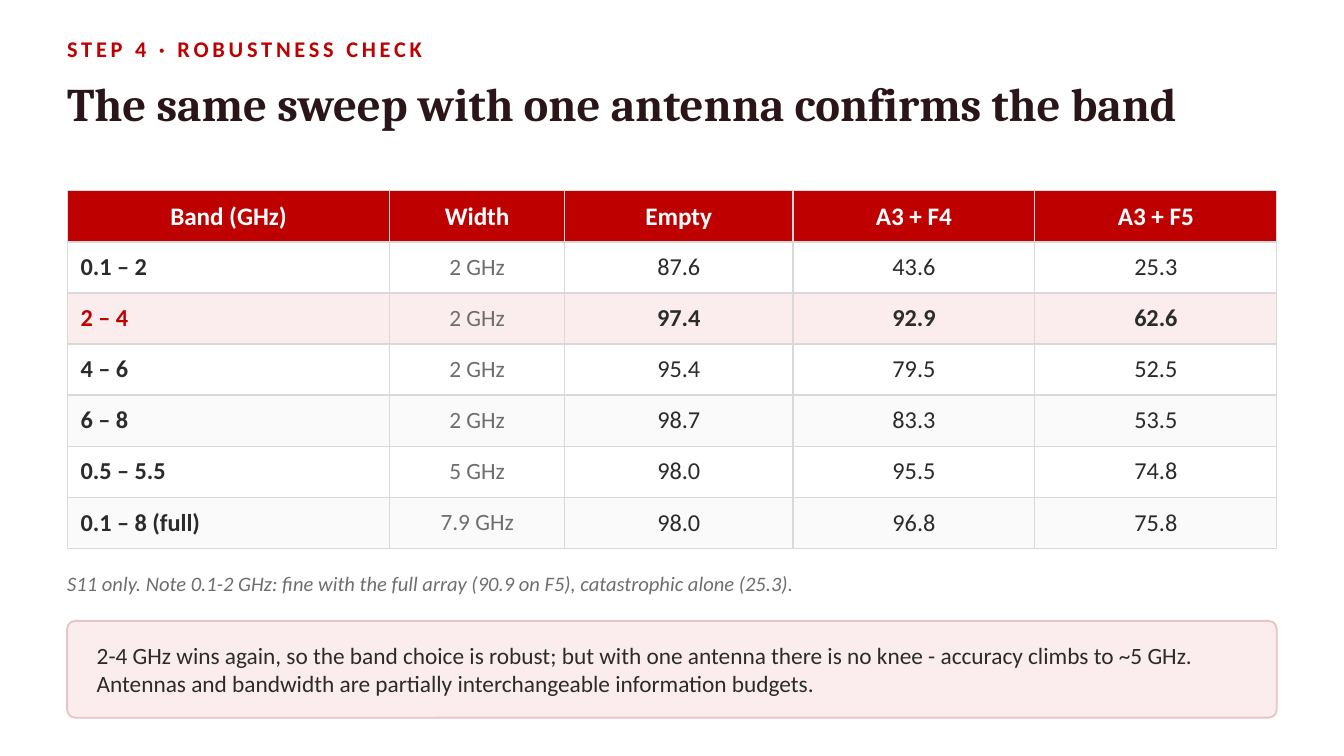
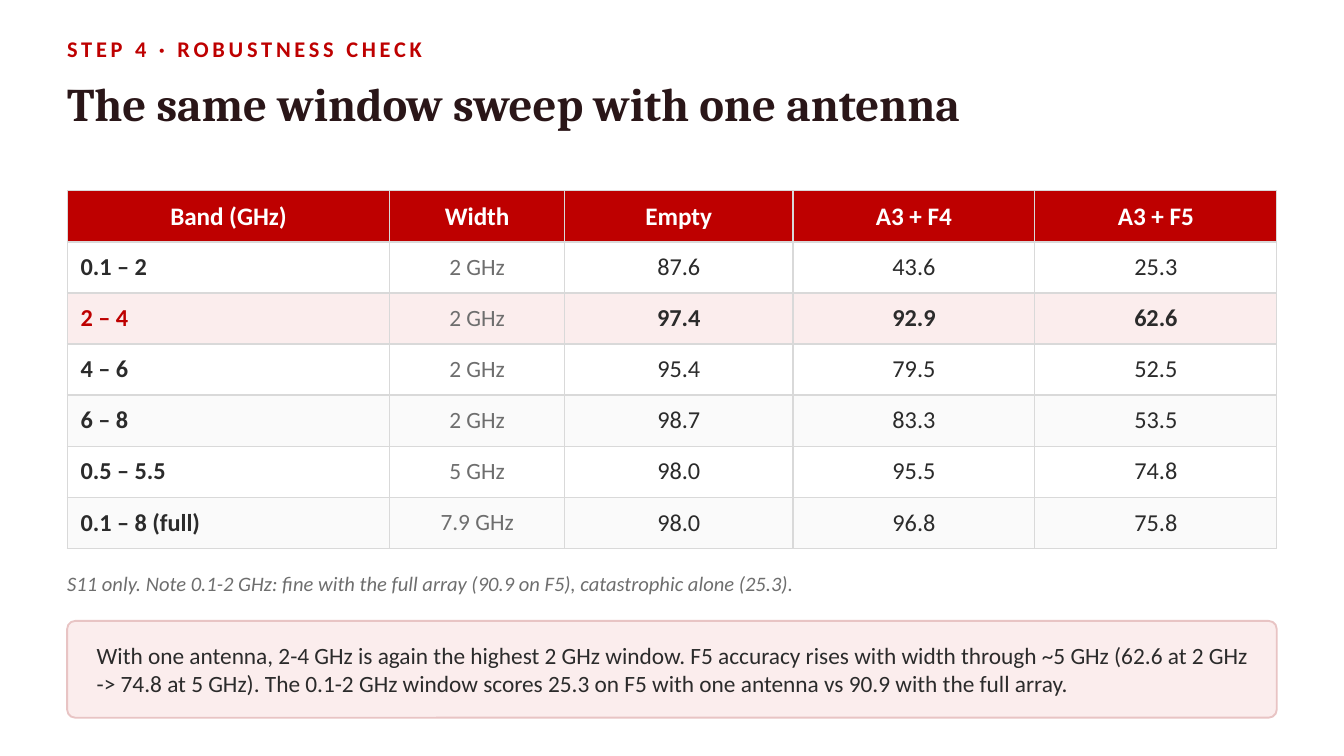
Before and after one commit to pmart1534/microwave-phantom-localization-cnn-mlp, a slide deck: slide 7 of presentation/Frequency_Reduction.pptx. Drawn at 1344x756 pixels with LibreOffice and Linux fonts; fonts in the diff are those of the drawing. Boxes give left, top, right and bottom in pixels: in the first picture for what was removed or moved away, otherwise in the second. Text is boxed around its words. In the diff, an @@ line names an element or a change of style, - is before the commit and + after.

```diff
--- a/presentation/Frequency_Reduction.pptx
+++ b/presentation/Frequency_Reduction.pptx
@@ text at (67,88,960,131): text changed @@
-The same sweep with one antenna confirms the band
+The same window sweep with one antenna
@@ text at (97,647,1247,696): text changed @@
-2-4 GHz wins again, so the band choice is robust; but with one antenna there is no knee - accuracy climbs to ~5 GHz. Antennas and bandwidth are partially interchangeable information budgets.
+With one antenna, 2-4 GHz is again the highest 2 GHz window. F5 accuracy rises with width through ~5 GHz (62.6 at 2 GHz -> 74.8 at 5 GHz). The 0.1-2 GHz window scores 25.3 on F5 with one antenna vs 90.9 with the full array.
```
Also in this commit, not shown: 11 other slides changed, 3 other files.
